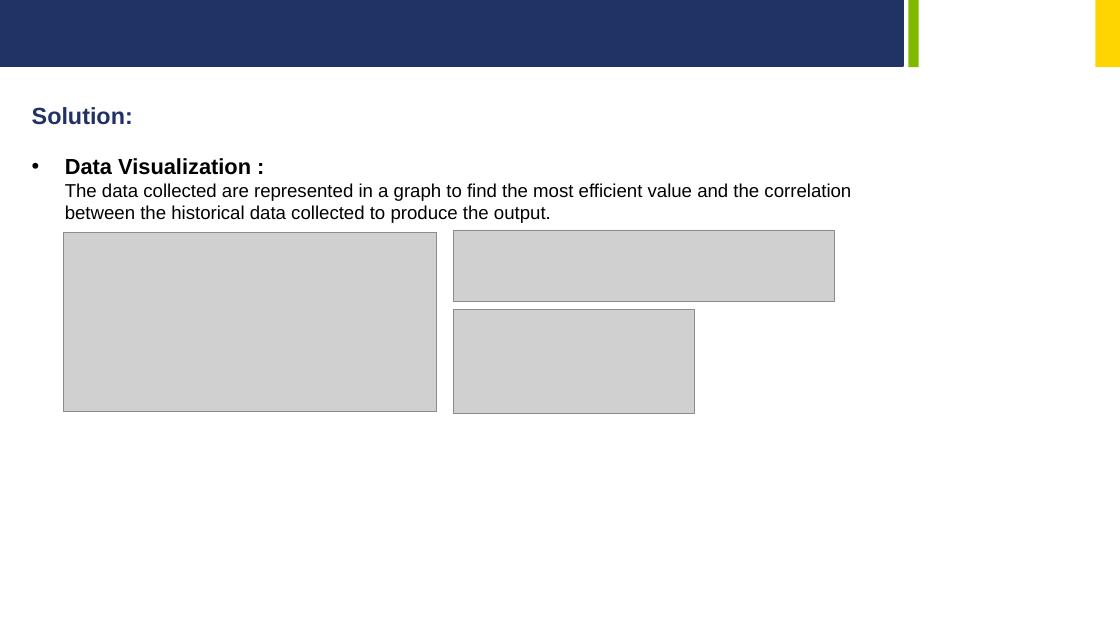
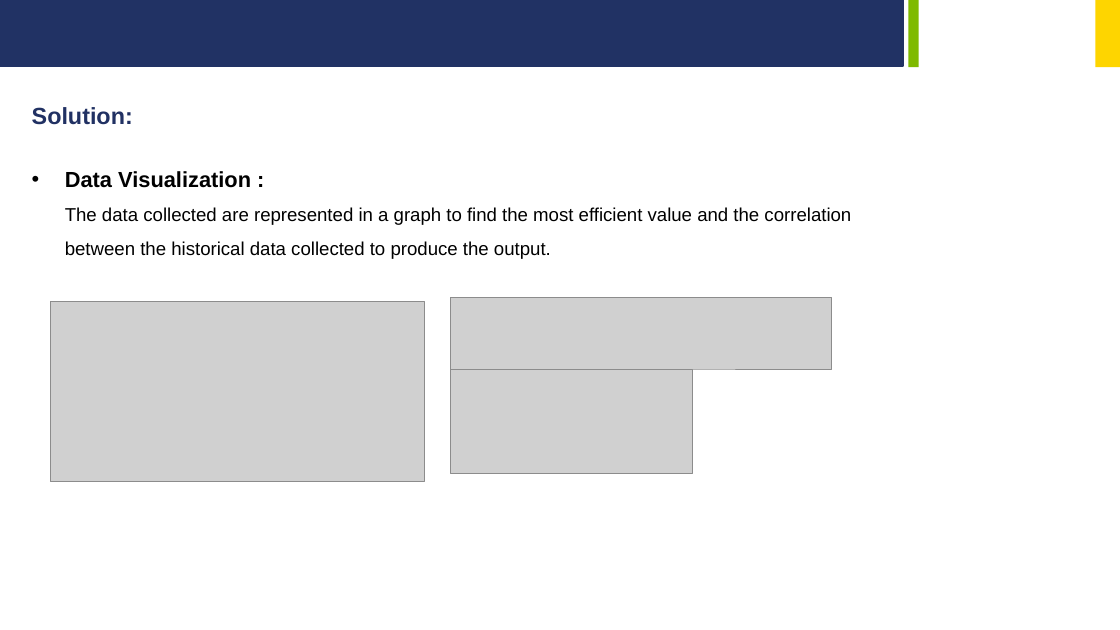
Before and after one commit to shiroyasha2310/Week-1, a slide deck: slide 7 of Solar Power Prediction/Predicting Solar Power using Linear Regression.pptx. Drawn at 1120x630 pixels with LibreOffice and Linux fonts; fonts in the diff are those of the drawing; grey boxes stand for pictures; background and template pictures are left out. Boxes give left, top, right and bottom in pixels: in the first picture for what was removed or moved away, otherwise in the second. Text is boxed around its words. In the diff, an @@ line names an element or a change of style, - is before the commit and + after.

```diff
--- a/Solar Power Prediction/Predicting Solar Power using Linear Regression.pptx
+++ b/Solar Power Prediction/Predicting Solar Power using Linear Regression.pptx
@@ text "Data Visualization : The data ..." at (x1=65, y1=171, x2=851, y2=259): line spacing 1 to 1.5 @@
@@ picture moved from (x1=453, y1=230, x2=833, y2=302) to (x1=451, y1=297, x2=832, y2=370) @@
@@ picture moved from (x1=63, y1=232, x2=437, y2=412) to (x1=50, y1=302, x2=424, y2=481) @@
@@ picture moved from (x1=453, y1=309, x2=695, y2=413) to (x1=451, y1=369, x2=693, y2=473) @@
```
Also in this commit, not shown: 4 other slides changed.
